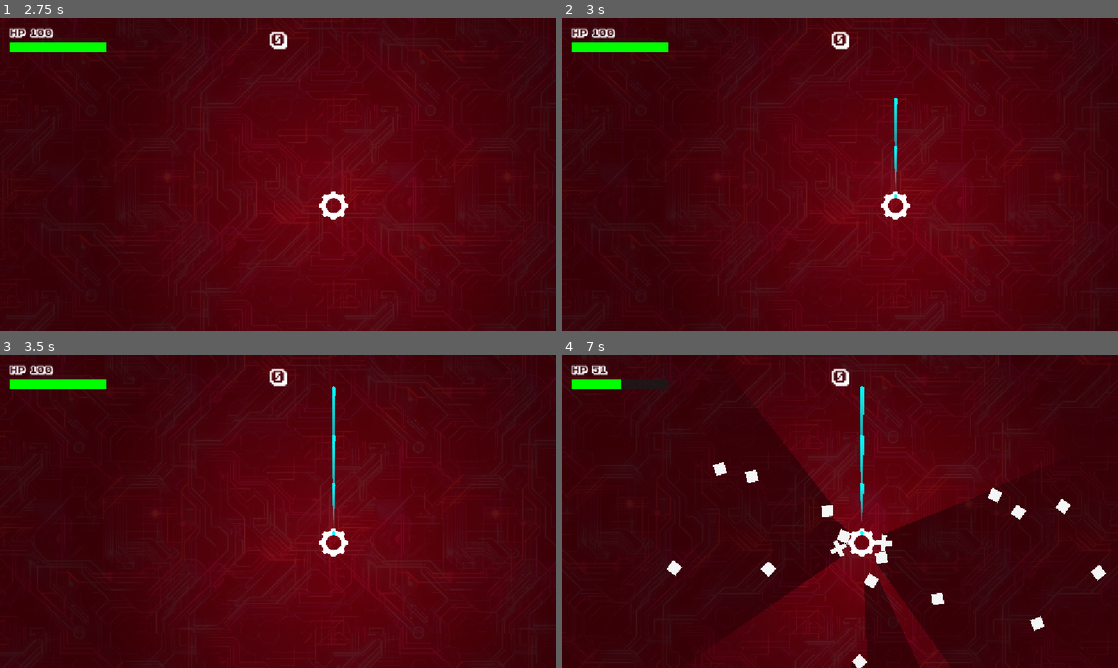
Above: before the commit, frames 1-4 (two rows, left to right).
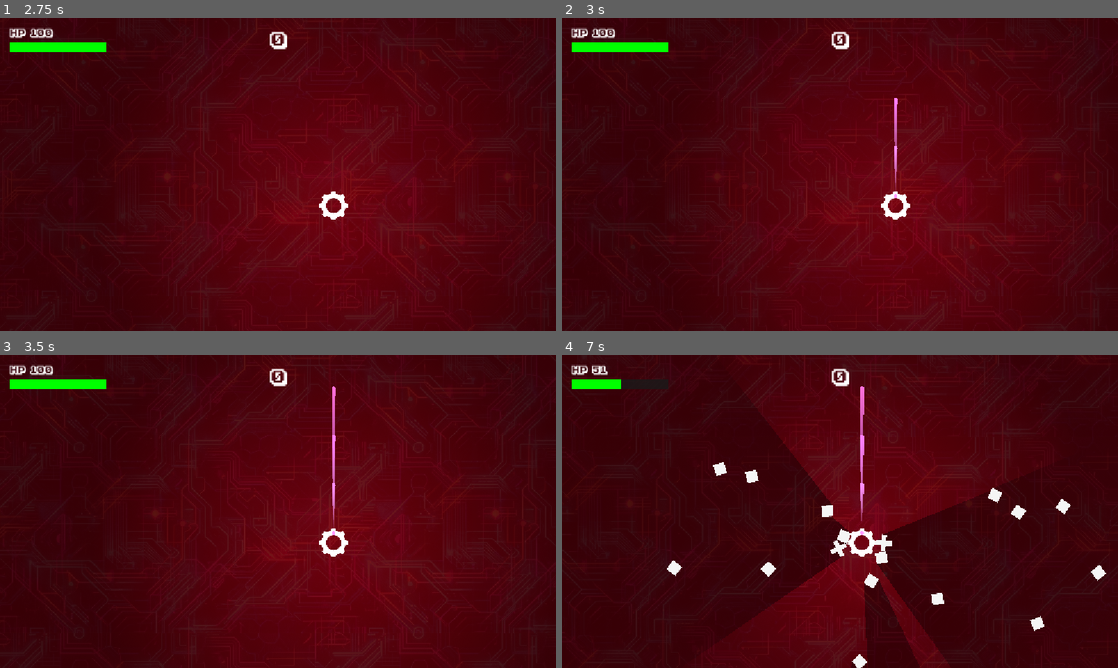
Above: after the commit, the same moments.

Repository: howardkam/Blockade
Game: Godot game, scene res://title.tscn
Same seed, same stepped clock (60 frames per second), same inputs: the game is played once before the commit and once after it. Sound files missing from this copy of the repository are replaced by a short silence.
Inputs:
- Up to frame 1 (2.75 s): tap Enter (start) at 0.5 s; hold D (right) 0.53-1.28 s; hold Enter (start) 0.53-1.28 s; hold S (down) 1.28-2.03 s; tap Keypad Enter at 1.35 s; hold D (right) from 2.03 s (still down); hold Enter (start) from 2.03 s (still down)
- Up to frame 2 (3 s): release D (right) at 2.78 s; release Enter (start) at 2.78 s; hold I (shootup) from 2.78 s (still down); tap Keypad Enter at 2.85 s
- Up to frame 3 (3.5 s): keep holding I (shootup)
- Up to frame 4 (7 s): tap Enter (start) at 3.5 s; release I (shootup) at 3.53 s; hold Enter (start) 3.53-4.28 s; hold A (left) 3.53-5.03 s; tap Keypad Enter at 4.35, 5.85 s; hold S (down) 5.03-5.78 s; hold Enter (start) 5.03-5.78 s; hold D (right) 5.78-6.53 s; hold I (shootup) from 6.53 s (still down); hold Enter (start) from 6.53 s (still down)

Frame 1 is identical in both runs. In frame 2, 0.1% of the frame differs, in the area x 59-61%, y 25-58%; in frame 3, 0.2%; in frame 4, 0.3%, in the area x 53-55%, y 10-58%.

Commit message:
new assets

Diff:
--- a/bullet.tscn
+++ b/bullet.tscn
@@ -15,6 +15,7 @@
 collision_layer = 4
 collision_mask = 2
 script = ExtResource("1_v8qja")
+bullet_color = Color(1, 0.32267332, 0.6314354, 1)
 
 [node name="Trail" type="Line2D" parent="." unique_id=987123654]
 width = 8.0
Binary file added: Assets/sbg-circle.png
Not shown, added: Assets/sbg-circle.png.import
Binary file added: Assets/sbg-diamond.png
Not shown, added: Assets/sbg-diamond.png.import
